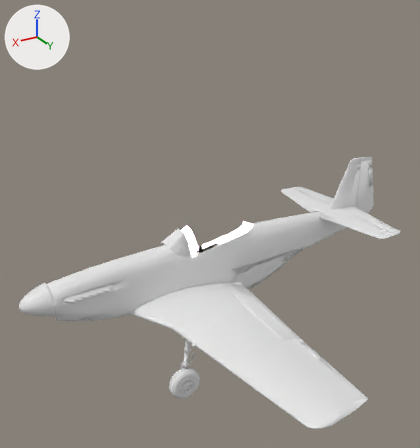
An edit to the Blender file Resources/WIP/parts.blend, drawn before and after from the same camera.
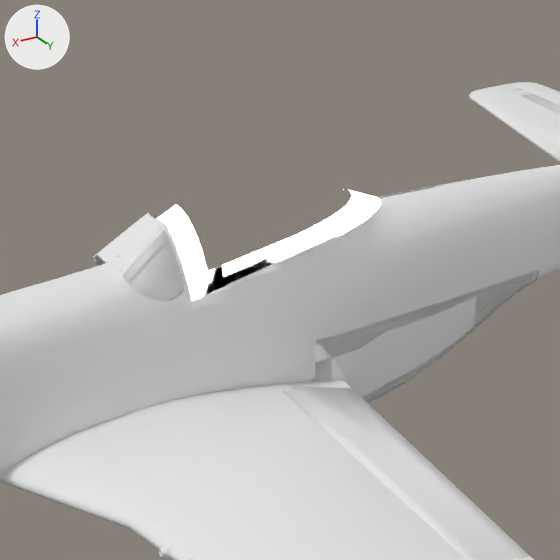
There are two pictures of each version: one whole from a camera (50 mm lens) standing at (2.74, 10.71, 6.15) and looking at (-2.98, 1.18, 1.39), one close up on the part from 31% to 74% of the width and 36% to 76% of the height. The lights are fixed; the arrows at upper left show +X, +Y and +Z.

Objects in the first close-up: 'Mesh169', 'dogHouse', 'flapsLeft', 'fudelage', 'horizontalStabilizer', 'windshield', 'windshieldLeft', 'wingLeft'.
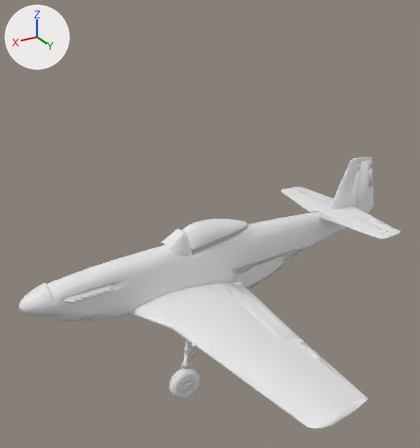
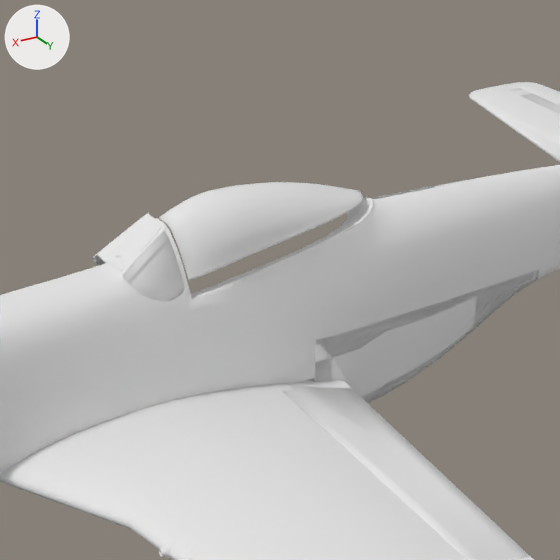
Location of each change, [x1, y1, x2, y2] in pixels of the close-ups (560 x 560 px):
'Mesh169', reshaped, moved, turned, rescaled, modifiers changed: before [158, 190, 380, 301]; after [159, 182, 363, 280]
part 1 of me_mesh169, deleted: before [158, 190, 380, 301]
part 6 of me_mesh169, added: after [159, 182, 363, 280]

Edits to the bpy script that builds the scene:
```text
Change me_mesh169:
    used by ob_mesh169; location = (0.0, 0.014, 0.0); rotation_euler = (1.571, 0.0, 0.0), in degrees (90, 0, 0); scale = (0.00212, 0.00212, 0.00212)
    remove me_mesh169.from_pydata(...)  # 2851 vertices, 125 faces, 1818 loose edges; spans x -2303.0..-1383.0, y 138.0..445.0, z -171.0..7.0
    remove me_mesh169.materials.append(mat_foregrou)  # white #ffffff
    add me_mesh169.from_pydata(...)  # 1157 vertices, 1182 faces; spans x -1.0..0.0, y 0.0, z -3.0..-2.0
    me_mesh169 part 1: the loose piece of 289 vertices spanning x -2303.0..-1383.0, y 138.0..445.0, z -171.0..7.0 is deleted
    me_mesh169 part 2: the loose piece of 9 vertices spanning x -2164.0, y 320.0..321.0, z -16.0..1.0 is deleted
    me_mesh169 part 3: the loose piece of 6 vertices spanning x -1851.0..-1850.0, y 392.0..399.0, z -68.0..-58.0 is deleted
    me_mesh169 part 4: the loose piece of 6 vertices spanning x -2076.0..-2075.0, y 343.0..347.0, z -49.0..-38.0 is deleted
    me_mesh169 part 5: 2541 vertices removed from x -2152.0..-1483.0, y 235.0..444.0, z -153.0..0.0
    me_mesh169 part 6: 1157 vertices added at x -1.0..0.0, y 0.0, z -3.0..-2.0
Change ob_mesh169:
    remove _m = ob_mesh169.modifiers.new('Decimate', 'DECIMATE')
    remove _m.decimate_type = 'DISSOLVE'
    remove _m.ratio = 0.1
    remove _m.angle_limit = 0.192
    remove _m.delimit = {'SEAM'}
    ob_mesh169.location: (0.0, 0.014, 0.0) -> (-0.449, 0.0, 0.127)
    ob_mesh169.rotation_euler: (1.571, 0.0, 0.0) -> (0.0, 1.571, 0.0)  # degrees (90, 0, 0) -> degrees (0, 90, 0)
    ob_mesh169.scale: (0.00212, 0.00212, 0.00212) -> (1.26, 1.26, 1.26)
```
